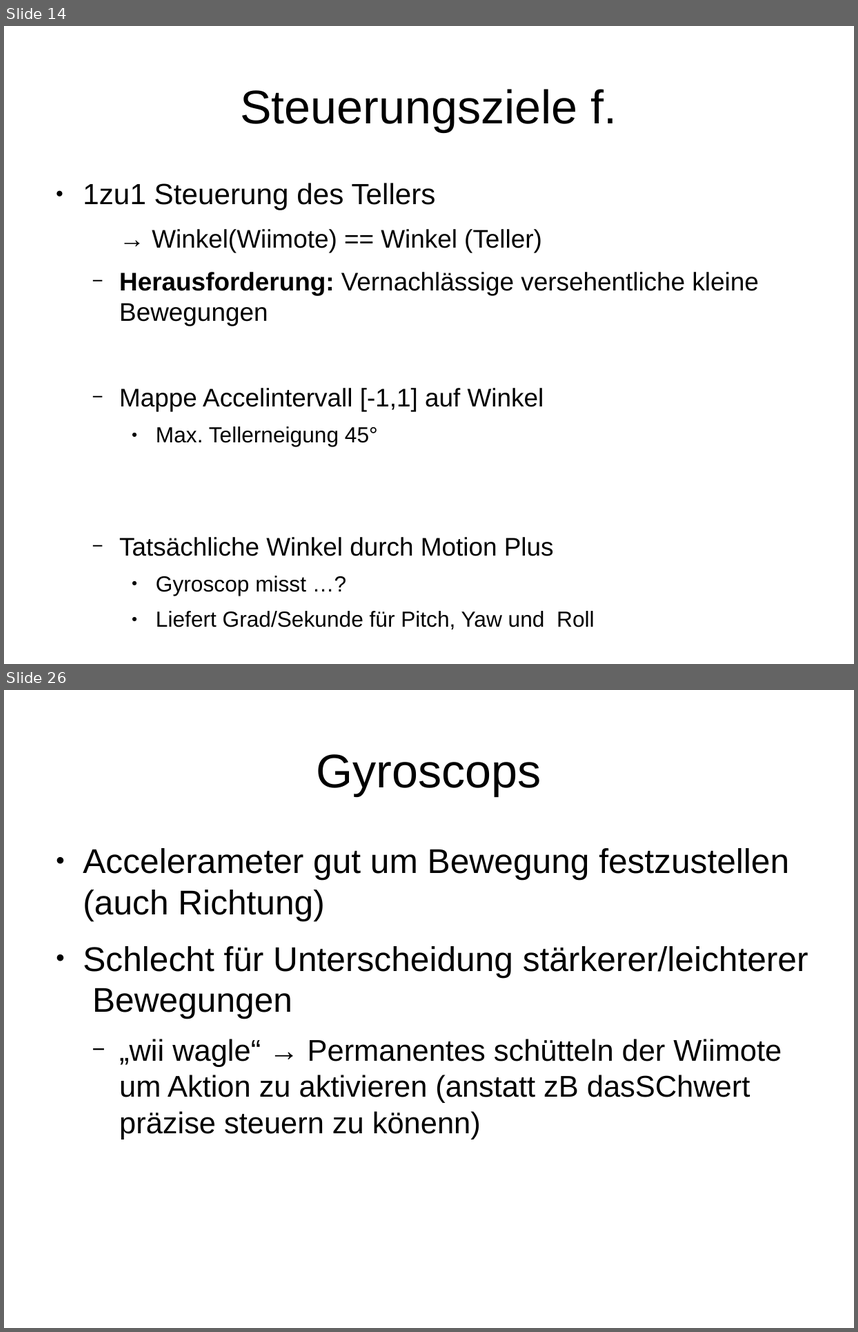
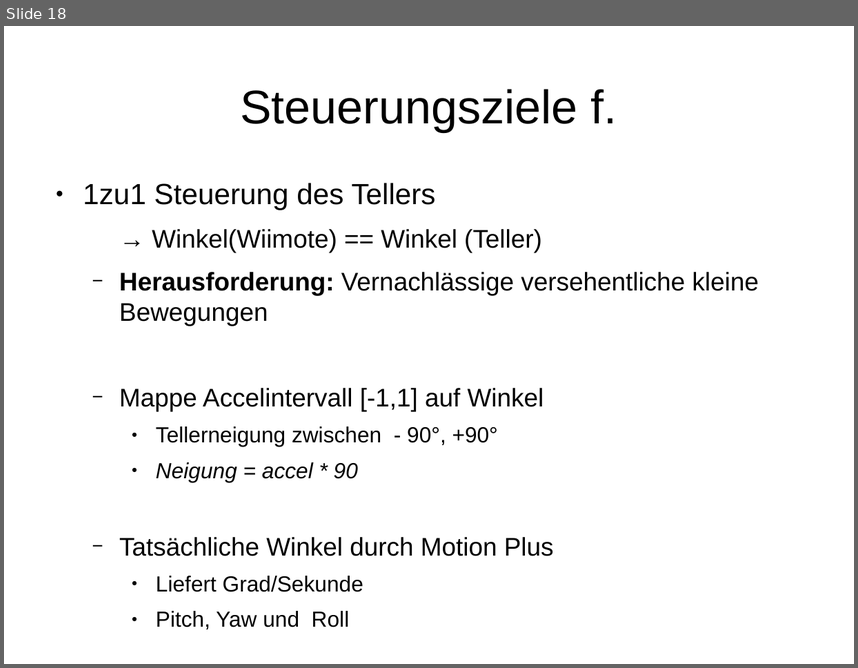
Before and after one commit to plumskl0/Keelan_Neo, a slide deck: VortragMileStoneOne.odp. Shown one above the other, each under a label of ours: slides 14 and 26 before the commit, slide 18 after it; the slides between them are not shown. The pictures are 858x1332 and 858x668 pixels, drawn with LibreOffice and Linux fonts; fonts in the diff are those of the drawing. Boxes give left, top, right and bottom in pixels: in the first picture for what was removed or moved away, otherwise in the second. Text is boxed around its words. In the diff, an @@ line names an element or a change of style, - is before the commit and + after.

```diff
--- a/VortragMileStoneOne.odp
+++ b/VortragMileStoneOne.odp
@@ slide 26 removed at (x1=4, y1=690, x2=854, y2=1328), background #FFFFFF @@
@@ title removed at (x1=317, y1=754, x2=542, y2=796) @@
-Gyroscops
@@ text removed at (x1=83, y1=848, x2=809, y2=1139) @@
-● Accelerameter gut um Bewegung festzustellen (auch Richtung)
-● Schlecht für Unterscheidung stärkerer/leichterer Bewegungen
-  − „wii wagle“ → Permanentes schütteln der Wiimote um Aktion zu aktivieren (anstatt zB dasSChwert präzise steuern zu könenn)
@@ what was slide 14 is now slide 18 @@
@@ slide 18 changed as well @@
@@ text at (x1=156, y1=426, x2=498, y2=482): text changed @@
-    ● Max. Tellerneigung 45°
+    ● Tellerneigung zwischen - 90°, +90°
+    ● Neigung = accel * 90
@@ text at (x1=156, y1=575, x2=363, y2=629): text changed @@
-    ● Gyroscop misst …?
-    ● Liefert Grad/Sekunde für Pitch, Yaw und Roll
+    ● Liefert Grad/Sekunde
+    ● Pitch, Yaw und Roll
```
Also in this commit, not shown: 2 other slides changed, 5 slides added, 12 other slides removed.
